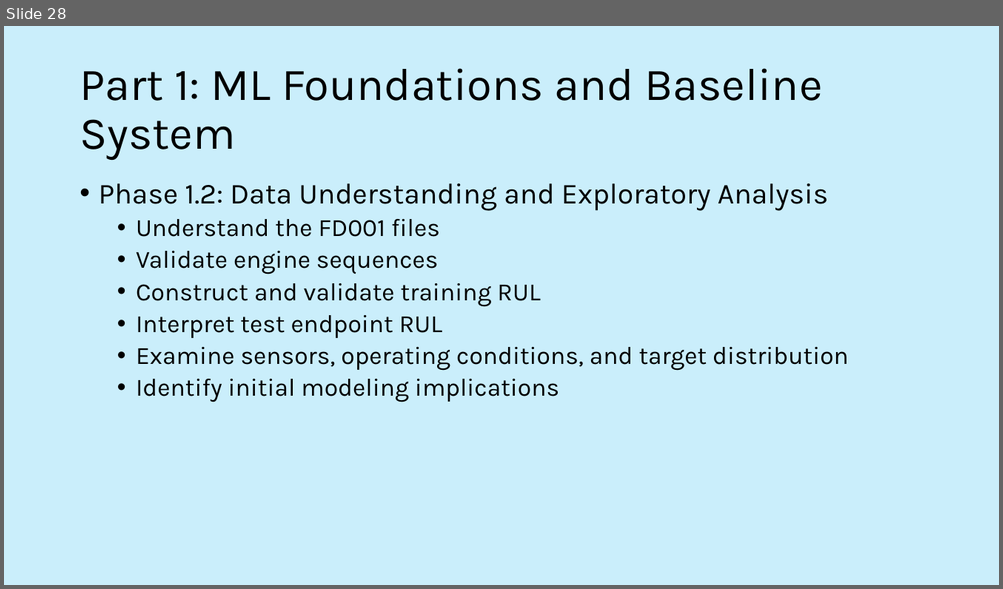
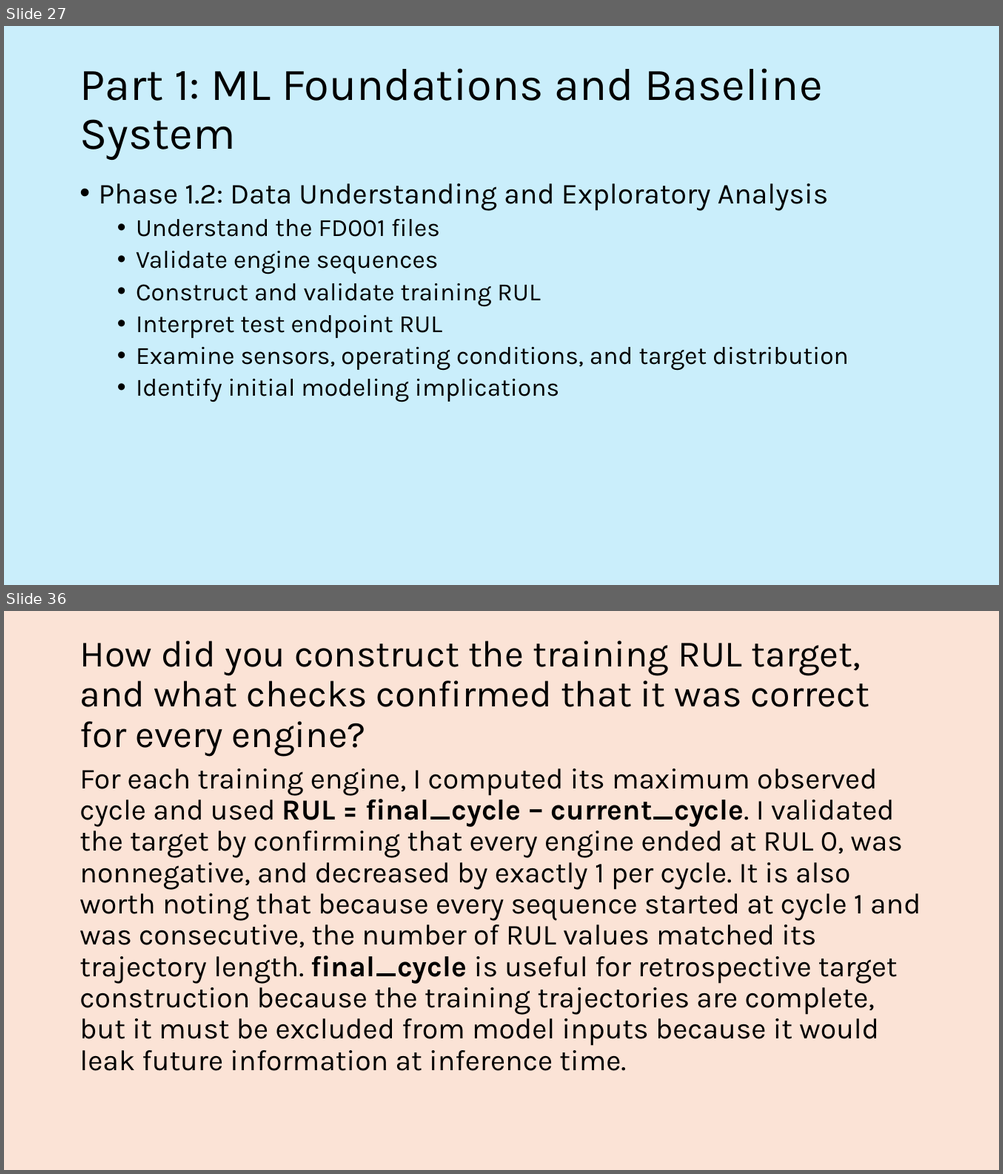
Before and after one commit to stuart-spackman/ml-predictive-maintenance-mlops, a slide deck: documents/active_recall.pptx. Shown one above the other, each under a label of ours: slide 28 before the commit, slides 27 and 36 after it; the slides between them are not shown. The pictures are 1003x589 and 1003x1174 pixels, drawn with LibreOffice and Linux fonts; fonts in the diff are those of the drawing. Boxes give left, top, right and bottom in pixels: in the first picture for what was removed or moved away, otherwise in the second. Text is boxed around its words. In the diff, an @@ line names an element or a change of style, - is before the commit and + after.

```diff
--- a/documents/active_recall.pptx
+++ b/documents/active_recall.pptx
@@ slide 36 added at (4,611,999,1170), background #FBE3D6 @@
@@ title added at (79,641,869,756), 36 pt, text #000000 @@
+How did you construct the training RUL target, and what checks confirmed that it was correct for every engine?
@@ text added at (79,769,920,1071), 28 pt, text #000000 @@
+For each training engine, I computed its maximum observed cycle and used RUL = final_cycle – current_cycle. I validated the target by confirming that every engine ended at RUL 0, was nonnegative, and decreased by exactly 1 per cycle. It is also worth noting that because every sequence started at cycle 1 and was consecutive, the number of RUL values matched its trajectory length. final_cycle is useful for retrospective target construction because the training trajectories are complete, but it must be excluded from model inputs because it would leak future information at inference time.
@@ what was slide 28 is now slide 27 @@
```
Also in this commit, not shown: 37 slides changed, 36 other slides added, 3 slides removed, 14 other files.
